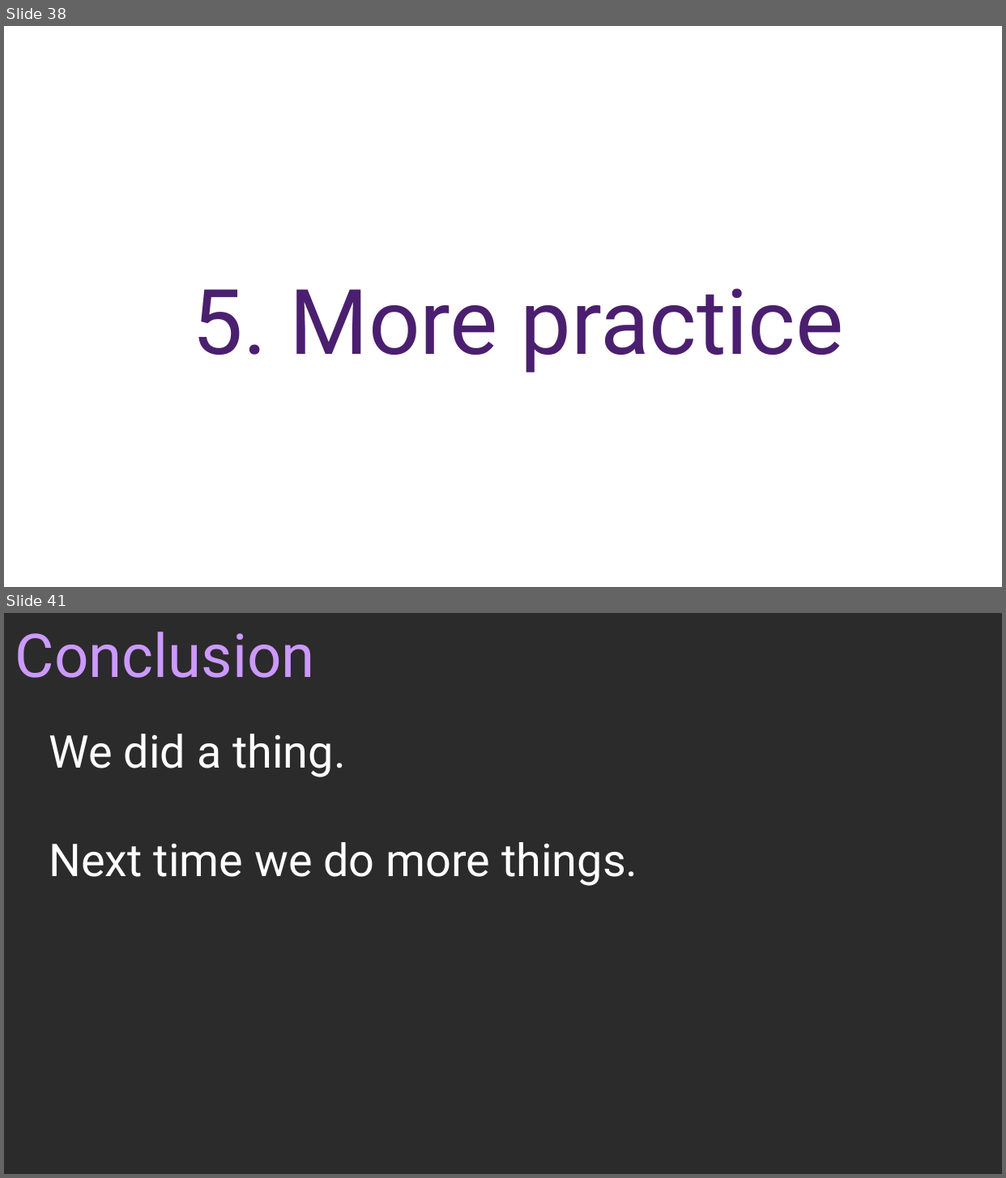
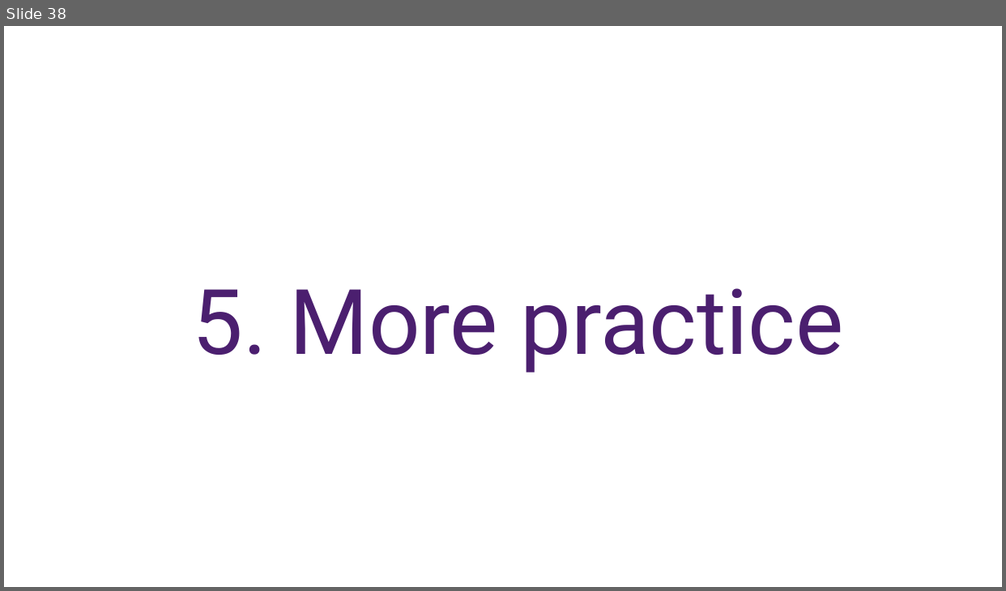
Before and after one commit to nguyenchithien/CS210-Discrete-Structures, a slide deck: Lectures/LibreOffice/4-1_Functions_and_Relations.odp. Shown one above the other, each under a label of ours: slides 38 and 41 before the commit, slide 38 after it; the slides between them are not shown. The pictures are 1006x1178 and 1006x591 pixels, drawn with LibreOffice and Linux fonts; fonts in the diff are those of the drawing; background and template pictures are left out; a plain dark background stands for a picture behind light text. Boxes give left, top, right and bottom in pixels: in the first picture for what was removed or moved away, otherwise in the second. Text is boxed around its words. In the diff, an @@ line names an element or a change of style, - is before the commit and + after.

```diff
--- a/Lectures/LibreOffice/4-1_Functions_and_Relations.odp
+++ b/Lectures/LibreOffice/4-1_Functions_and_Relations.odp
@@ slide 41 removed at (4,613,1002,1174), background picture (left out) @@
@@ title removed at (15,632,315,678) @@
-Conclusion
@@ text removed at (49,734,637,886) @@
-We did a thing.
-Next time we do more things.
```
Also in this commit, not shown: 2 slides changed, 9 slides added, 13 other files.
